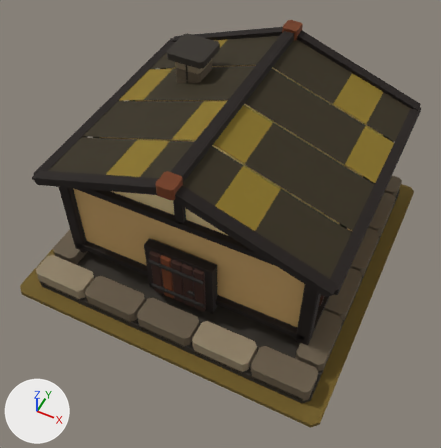
Renders of the glTF model art/longhouse_t3/longhouse_t3.glb from each side of a commit.
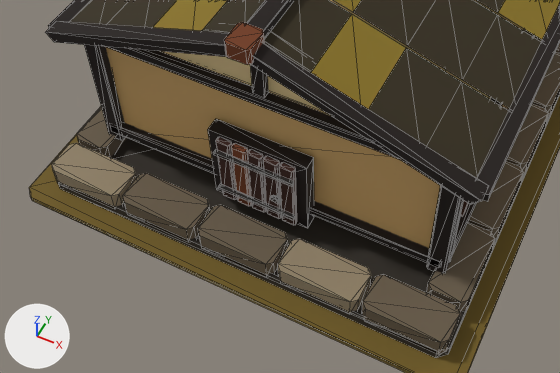
Each version is shown whole from a camera (50 mm lens) standing at (1.89, -4.02, 5.21) and looking at (0.06, -0.36, 0.63), then close up on the part from 0% to 88% of the width and 35% to 92% of the height. The lights are fixed; the arrows at lower left show +X, +Y and +Z. The last two pictures show the newer version. The close-ups show mesh edges as thin lines.

The older version as bpy lines, for what is in view:
```python
me_mmr___longhouse___t03_architecture_mesh_001 = bpy.data.meshes.new('MMR | longhouse | T03 Architecture Mesh.001')
me_mmr___longhouse___t03_architecture_mesh_001.from_pydata(...)  # 1010 vertices, 1636 faces; spans x -1.5..1.5, y -1.5..1.5, z 0.0..1.84
# faces by material slot: [1612, 24]
me_mmr___longhouse___t03_architecture_mesh_001.materials.append(mat_mmr___shared_palette_atlas)  # picture img_mmr_shared_color_palette_64
me_mmr___longhouse___t03_architecture_mesh_001.materials.append(mat_mmr___amber)  # orange #ffc06a, glowing orange #daa459
me_mmr___longhouse___tier_03_ground_mesh_001 = bpy.data.meshes.new('MMR | longhouse | Tier 03 Ground Mesh.001')
me_mmr___longhouse___tier_03_ground_mesh_001.from_pydata(...)  # 16 vertices, 28 faces; spans x -1.65..1.65, y -1.65..1.65, z -0.05..0.0
me_mmr___longhouse___tier_03_ground_mesh_001.materials.append(mat_mmr___shared_palette_atlas)  # picture img_mmr_shared_color_palette_64
ob_mmr___longhouse___t03_architecture_001 = bpy.data.objects.new('MMR | longhouse | T03 Architecture.001', me_mmr___longhouse___t03_architecture_mesh_001)
ob_mmr___longhouse___t03_architecture_001.location = (0.0, 0.0, 0.05)
ob_mmr___longhouse___tier_03_ground_001 = bpy.data.objects.new('MMR | longhouse | Tier 03 Ground.001', me_mmr___longhouse___tier_03_ground_mesh_001)
ob_mmr___longhouse___tier_03_ground_001.location = (0.0, 0.0, 0.05)
```
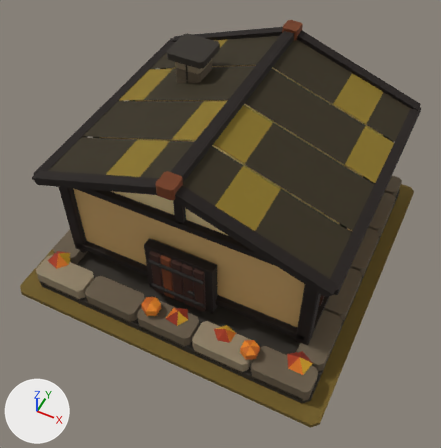
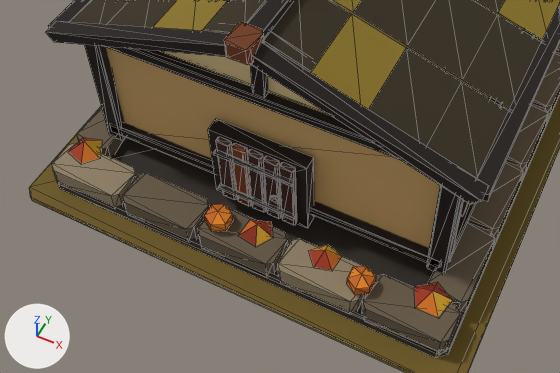
Location of each change, [x1, y1, x2, y2] in pixels of the close-ups (560 x 373 px):
'MMR | longhouse | T03 Autumn Dressing.001', added: after [69, 138, 452, 317]

The edits, one by one:
Mesh me_mmr___longhouse___t03_autumn_dressing_001 is new.
It has 50 vertices, 56 faces and spans x -1.45..1.41, y -1.46..-1.12, z 0.21..0.37.
It uses material mat_mmr___shared_palette_atlas (picture img_mmr_shared_color_palette_64).
Object 'MMR | longhouse | T03 Autumn Dressing.001' (ob_mmr___longhouse___t03_autumn_dressing_001) is new; it shows me_mmr___longhouse___t03_autumn_dressing_001.
Its location is (0.0, 0.0, 0.05).
